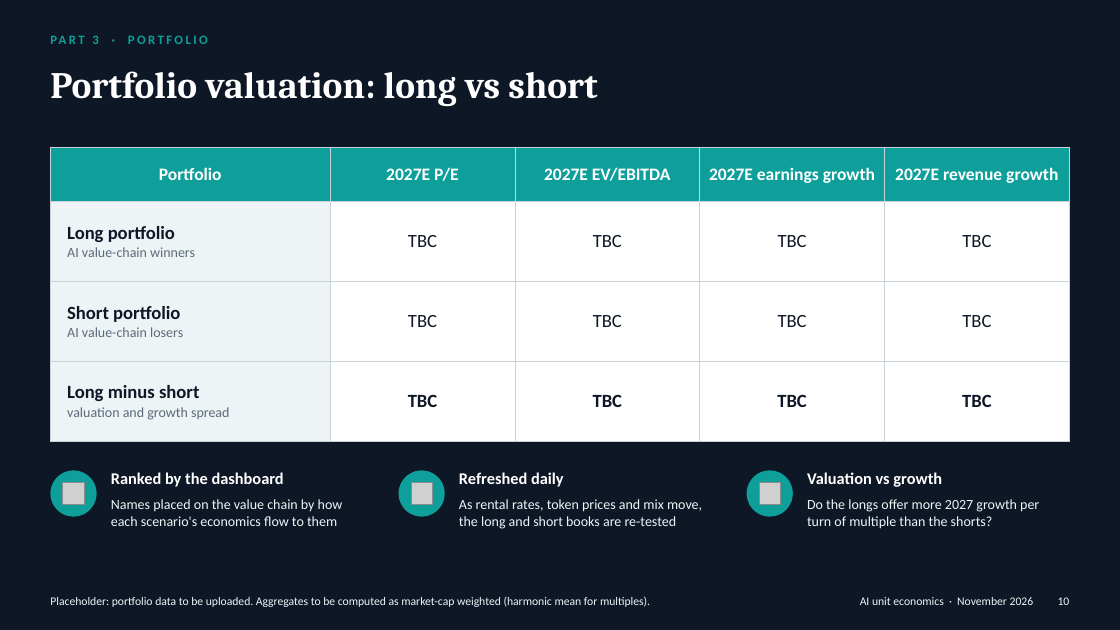
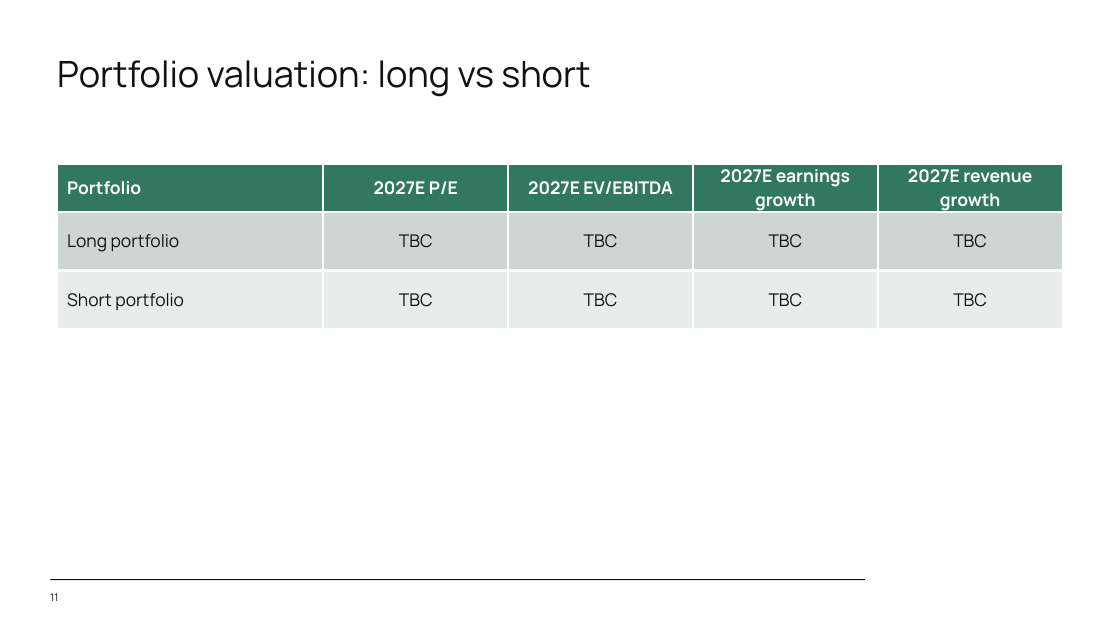
Before and after one commit to SystemCapital/AI-Dashboard, a slide deck: slide 11 of presentation/AI_Unit_Economics.pptx (slide 10 before the commit). Drawn at 1120x630 pixels with LibreOffice and Linux fonts; fonts in the diff are those of the drawing; grey boxes stand for pictures; background and template pictures are left out. Boxes give left, top, right and bottom in pixels: in the first picture for what was removed or moved away, otherwise in the second. Text is boxed around its words. In the diff, an @@ line names an element or a change of style, - is before the commit and + after.

```diff
--- a/presentation/AI_Unit_Economics.pptx
+++ b/presentation/AI_Unit_Economics.pptx
@@ background #0E1726 to #FFFFFF @@
@@ title "Portfolio valuation: long vs short" moved from (x1=50, y1=71, x2=597, y2=107) to (x1=57, y1=60, x2=590, y2=97) @@
@@ title "Portfolio valuation: long vs short" at (x1=57, y1=60, x2=590, y2=97): size 32 to 31 pt, font Cambria to Manrope, text colour #FFFFFF to #111111, bold off @@
@@ text removed at (x1=92, y1=35, x2=208, y2=44) @@
-PART 3 · PORTFOLIO
@@ table at (x1=57, y1=164, x2=1063, y2=314) @@
-row 2: Long portfolio / AI value-chain winners | TBC | TBC | TBC | TBC
-row 3: Short portfolio / AI value-chain losers | TBC | TBC | TBC | TBC
-row 4: Long minus short / valuation and growth spread | TBC | TBC | TBC | TBC
+row 2: Long portfolio | TBC | TBC | TBC | TBC
+row 3: Short portfolio | TBC | TBC | TBC | TBC
@@ table resized from (x1=50, y1=147, x2=1070, y2=424) to (x1=57, y1=164, x2=1063, y2=314) @@
@@ ellipse removed at (x1=50, y1=471, x2=97, y2=517) @@
@@ text removed at (x1=111, y1=472, x2=284, y2=487) @@
-Ranked by the dashboard
@@ ellipse removed at (x1=398, y1=471, x2=444, y2=517) @@
@@ text removed at (x1=459, y1=472, x2=564, y2=487) @@
-Refreshed daily
@@ ellipse removed at (x1=747, y1=471, x2=793, y2=517) @@
@@ text removed at (x1=807, y1=472, x2=942, y2=487) @@
-Valuation vs growth
@@ picture removed at (x1=63, y1=483, x2=84, y2=504) @@
@@ text removed at (x1=111, y1=499, x2=343, y2=526) @@
-Names placed on the value chain by how each scenario's economics flow to them
@@ picture removed at (x1=411, y1=483, x2=432, y2=504) @@
@@ text removed at (x1=459, y1=499, x2=702, y2=529) @@
-As rental rates, token prices and mix move, the long and short books are re-tested
@@ picture removed at (x1=760, y1=483, x2=781, y2=504) @@
@@ text removed at (x1=807, y1=499, x2=1039, y2=529) @@
-Do the longs offer more 2027 growth per turn of multiple than the shorts?
@@ text removed at (x1=50, y1=596, x2=650, y2=607) @@
-Placeholder: portfolio data to be uploaded. Aggregates to be computed as market-cap weighted (harmonic mean for multiples).
@@ line added from (50, 580) to (865, 580), #111111 0.75 pt @@
@@ page number added at (x1=50, y1=593, x2=58, y2=601), 9 pt, text #111111 @@
+11
@@ text removed at (x1=860, y1=597, x2=1034, y2=605) @@
-AI unit economics · November 2026
@@ page number removed at (x1=1058, y1=597, x2=1070, y2=605) @@
-10
```
Also in this commit, not shown: 9 other slides changed, 1 slide added, 1 other file.
